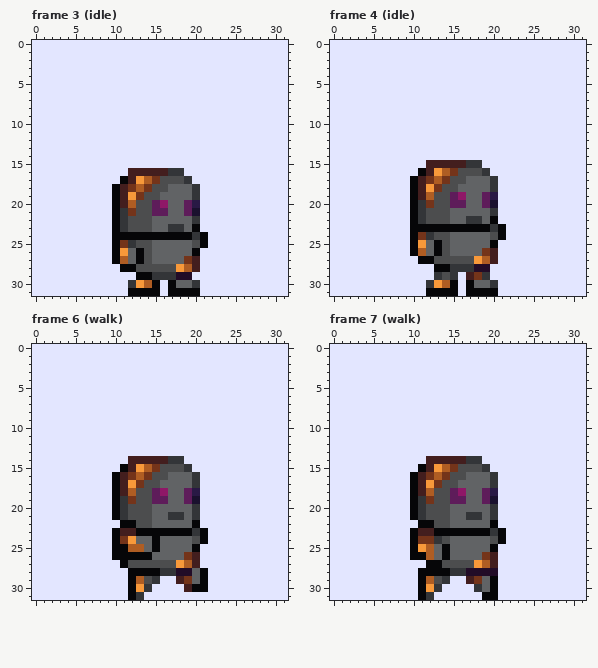
Pixel-art file: game/code/assets/art/prota/aseprite/Sprite-prota-animation-full.aseprite. Above: the version before the commit.
32x32 pixels, 12 frames. Shown: frame 3 (idle), frame 4 (idle), frame 6 (walk), frame 7 (walk). The commit also changed other frames, which this record leaves out.
After the commit:
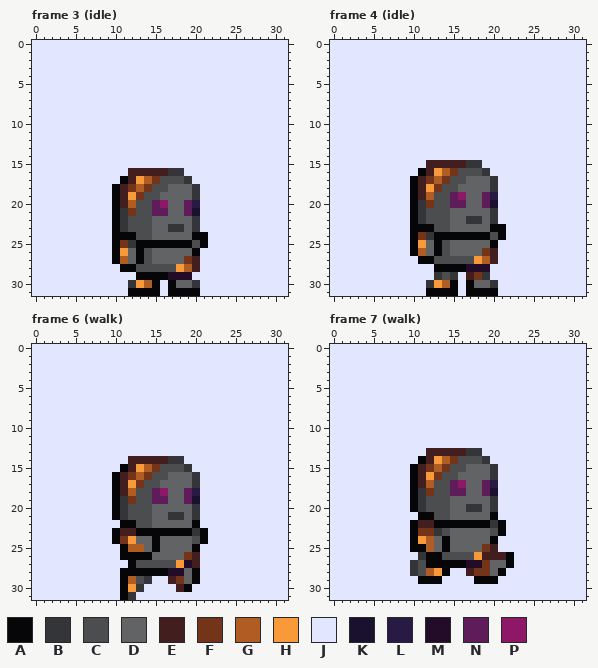
Palette (. is transparent): A #060608  B #333538  C #4c4d4e  D #616365  E #431e1e  F #74341a  G #af5d23  H #f8993a  J #e3e6ff  K #1a112e  L #291945  M #220c27  N #5e1c5a  P #8f1767
What changed:
Changed rows in their new state; - is an unchanged pixel.
Frame 3 (idle), layer "sprite":
first column x 13:
23 -------B
24 CCDDDDDA
25 AAAAAAA-
first column x 15:
29 AAM
Frame 4 (idle), layer "sprite":
first column x 13:
22 -------B
23 CCDDDDDA
24 AAAAAAA-
first column x 15:
28 AAM
Frame 6 (walk), layer "sprite":
first column x 10:
25 J-----------
26 J-----------
27 -JA------M--
28 -A----AM-DAJ
29 -AGCBJ-EFDAJ
30 -AHBJ---EAJJ
31 -ABJ--------
Frame 7 (walk), layer "sprite":
first column x 10:
13 --EEEEEBB----
14 -A-HGFCCCB---
15 AEFGFC-DDDB--
16 --HFC-D------
17 --GC-NP--NL--
18 -BF---N---K--
19 --C--DD--DB--
20 -------BB----
21 JAA----DD-A--
22 AEEAAAAAAABA-
23 -FFBCDDDDDC--
24 -HGDA-----AJ-
25 -A-------FE--
26 JBAACCCCHE-EA
27 BC--AAAMMFDDA
28 BCGH-JJEFFDA-
29 --AAJ--JAA---
30 -JJJ----JJJ--
31 -JJ------JJ--
